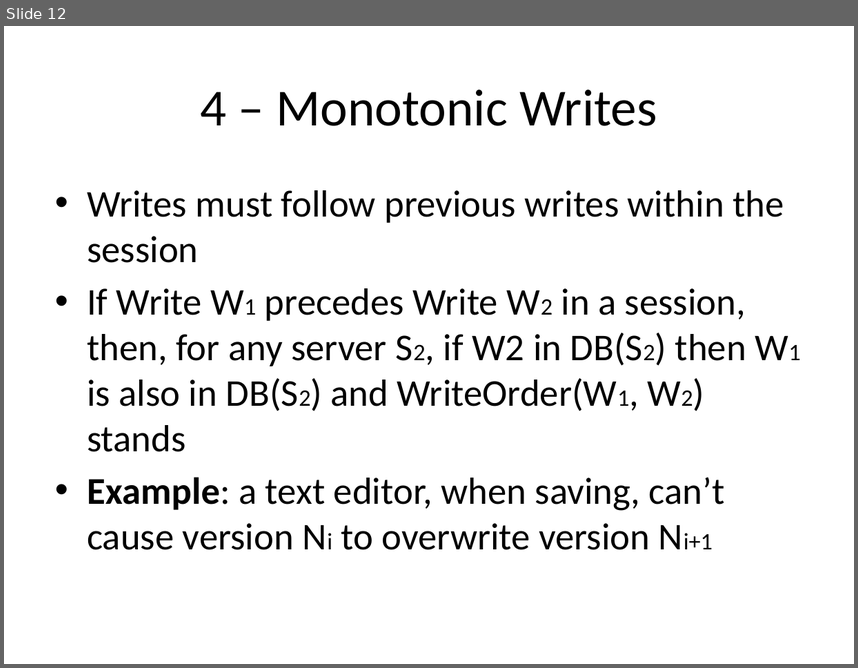
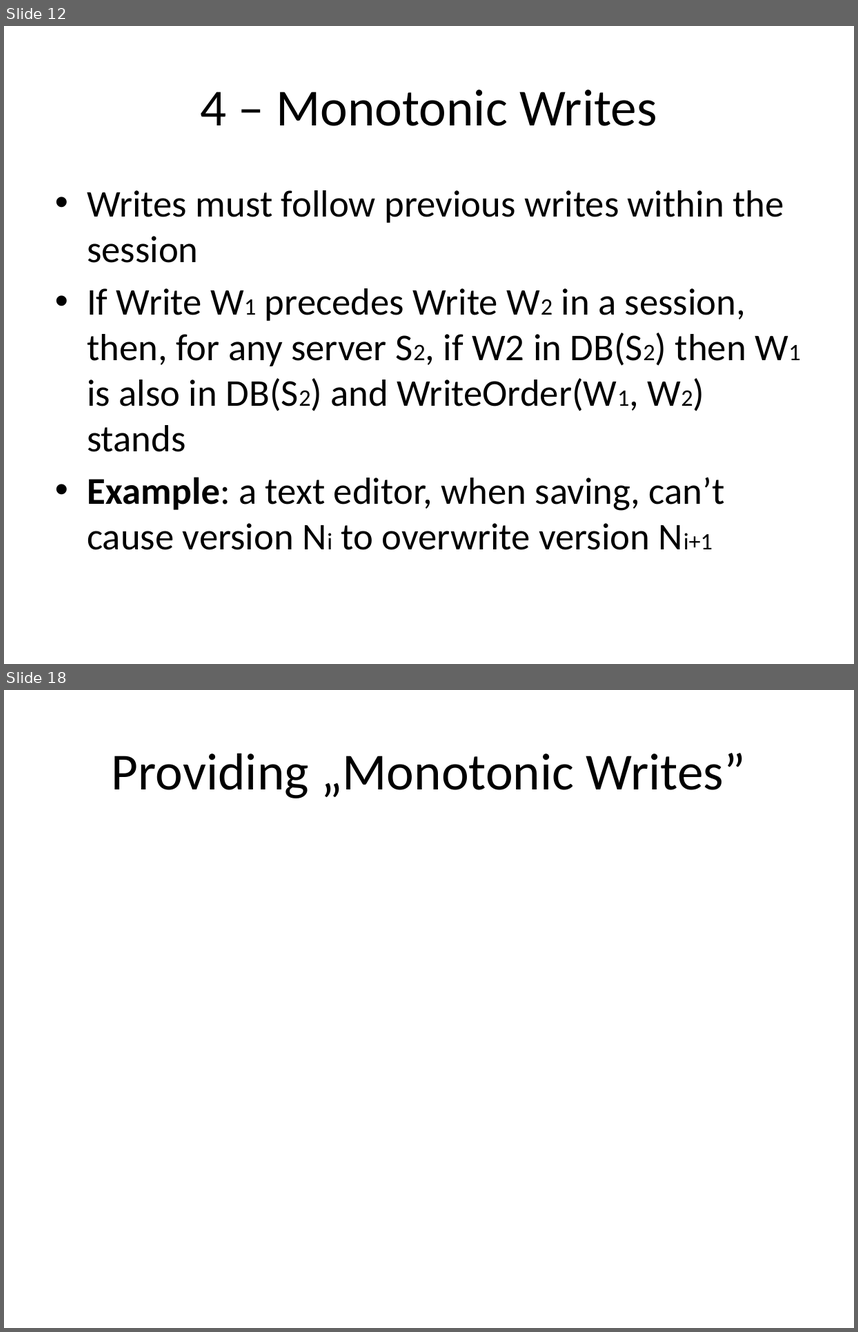
Before and after one commit to balidani/bomberman, a slide deck: presentation/slides_daniel.pptx. Shown one above the other, each under a label of ours: slide 12 before the commit, slides 12 and 18 after it; the slides between them are not shown. The pictures are 858x668 and 858x1332 pixels, drawn with LibreOffice and Linux fonts; fonts in the diff are those of the drawing; grey boxes stand for pictures. Boxes give left, top, right and bottom in pixels: in the first picture for what was removed or moved away, otherwise in the second. Text is boxed around its words. In the diff, an @@ line names an element or a change of style, - is before the commit and + after.

```diff
--- a/presentation/slides_daniel.pptx
+++ b/presentation/slides_daniel.pptx
@@ slide 18 added at <box>4,690,854,1328</box>, background #FFFFFF @@
@@ title added at <box>112,753,746,798</box>, 44 pt, text #000000 @@
+Providing „Monotonic Writes”
```
Also in this commit, not shown: 3 slides changed, 6 other slides added.
